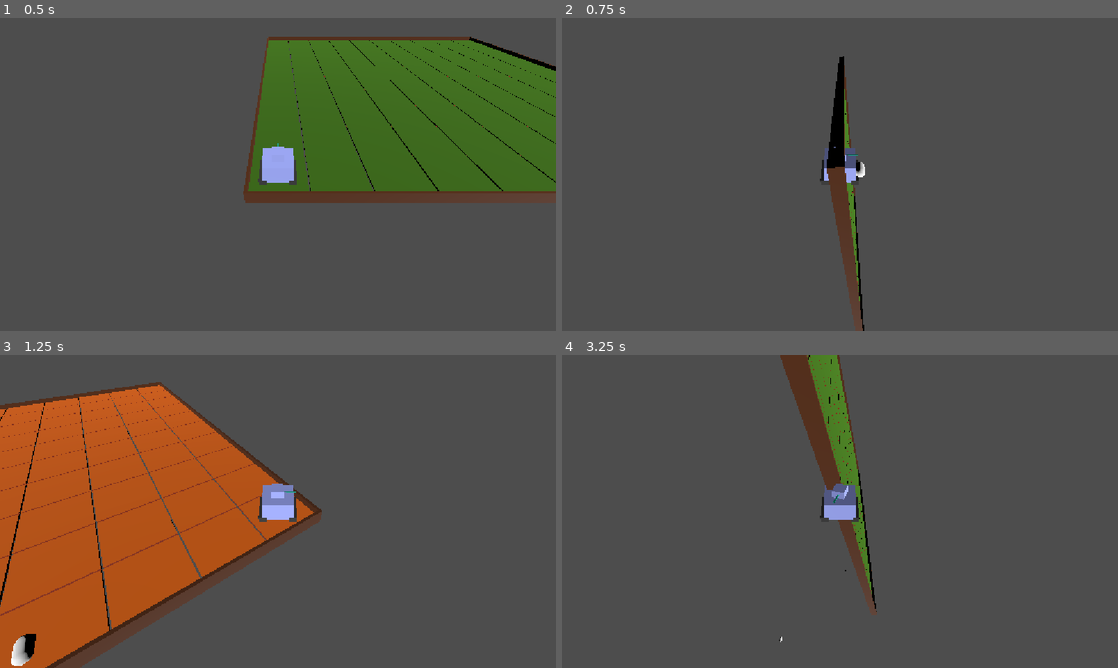
Above: before the commit, frames 1-4 (two rows, left to right).
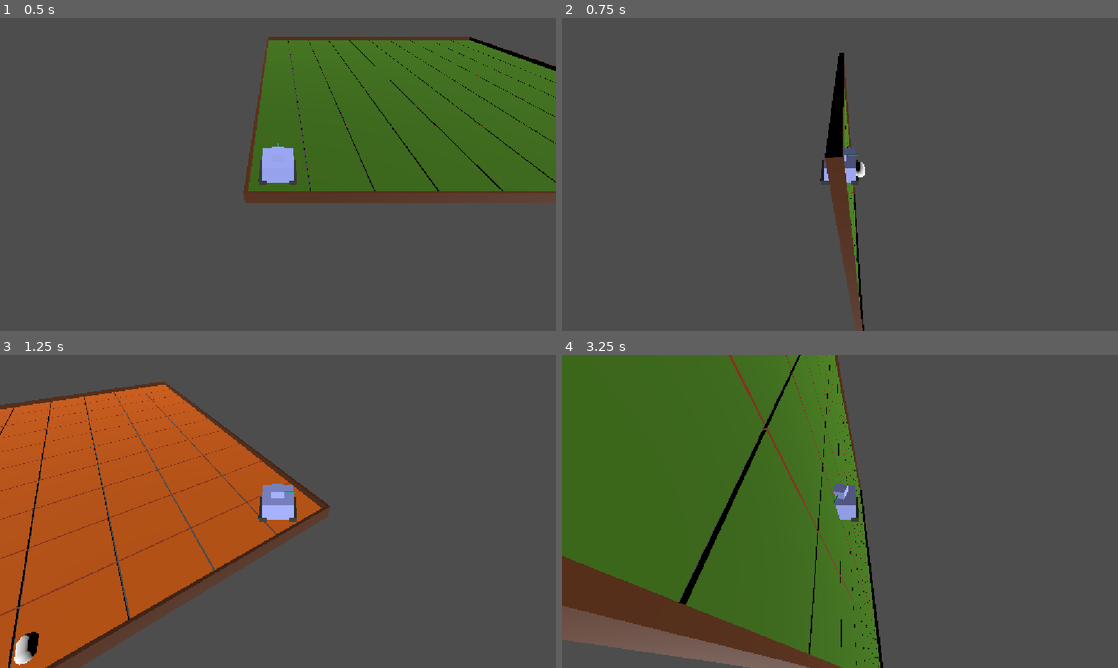
Above: after the commit, the same moments.

Repository: Grihgrix/Tank_Shift
Game: Godot game, scene res://Game scenes/Main_game_scene.tscn
Two runs of this game, one before a commit and one after it. Both use one fixed random seed, a clock stepped at 60 frames per second and the inputs below.
Inputs (mouse positions are in pixels of both pictures, inside the frame that each line leads up to):
- Up to frame 1 (0.5 s): no input
- Up to frame 2 (0.75 s): tap Enter (ui_accept) at 0.5 s; move the mouse to (962, 158) at 0.52 s; hold Right (ui_right) from 0.53 s (still down); click (962, 158) at 0.6 s
- Up to frame 3 (1.25 s): keep holding Right (ui_right); tap Enter (ui_accept) at 0.77 s
- Up to frame 4 (3.25 s): move the mouse to (728, 527) at 1.27 s; release Right (ui_right) at 1.28 s; hold Down (ui_down) 1.28-2.03 s; click (728, 527) at 1.35 s; tap Enter (ui_accept) at 1.52, 3.02 s; move the mouse to (895, 442) at 2.02 s; hold Right (ui_right) 2.03-2.78 s; click (895, 442) at 2.1 s; move the mouse to (812, 574) at 2.77 s; hold Up (ui_up) from 2.78 s (still down); click (812, 574) at 2.85 s

Frame 1 is identical in both runs. In frame 2, 0.3% of the frame differs, in the area x 47-55%, y 11-94%; in frame 3, 3.0%; in frame 4, 50%, in the area x 0-58%, y 0-100%.

Commit message:
Added collision to board limits
The character can no longer leave the board limits

Diff:
--- a/Game scenes/Terrain scenes/Level.tscn
+++ b/Game scenes/Terrain scenes/Level.tscn
@@ -8,6 +8,14 @@
 
 [sub_resource type="StandardMaterial3D" id="StandardMaterial3D_bewgv"]
 albedo_color = Color(0.32269204, 0.15368122, 2.4065375e-08, 1)
+
+[sub_resource type="BoxShape3D" id="BoxShape3D_f7ppj"]
+
+[sub_resource type="BoxShape3D" id="BoxShape3D_bewgv"]
+
+[sub_resource type="BoxShape3D" id="BoxShape3D_g1mxi"]
+
+[sub_resource type="BoxShape3D" id="BoxShape3D_2wda1"]
 
 [node name="Level" type="Node3D" unique_id=2021217027]
 script = ExtResource("1_by8i1")
@@ -25,20 +33,41 @@
 mesh = SubResource("BoxMesh_g1mxi")
 surface_material_override/0 = SubResource("StandardMaterial3D_bewgv")
 
+[node name="StaticBody3D" type="StaticBody3D" parent="Terrain_limits/Board_Limit_1" unique_id=194103888]
+transform = Transform3D(0.99999994, 0, 0, 0, 1, 0, 0, 0, 0.99999994, 0, 0, 0)
+
+[node name="CollisionShape3D" type="CollisionShape3D" parent="Terrain_limits/Board_Limit_1/StaticBody3D" unique_id=329990512]
+shape = SubResource("BoxShape3D_f7ppj")
+
 [node name="Board_Limit_2" type="MeshInstance3D" parent="Terrain_limits" unique_id=1626619475]
 transform = Transform3D(20.2, 0, 0, 0, 1, 0, 0, 0, 0.2, 10, 0, -20)
 mesh = SubResource("BoxMesh_g1mxi")
 surface_material_override/0 = SubResource("StandardMaterial3D_bewgv")
+
+[node name="StaticBody3D" type="StaticBody3D" parent="Terrain_limits/Board_Limit_2" unique_id=1728307640]
+
+[node name="CollisionShape3D" type="CollisionShape3D" parent="Terrain_limits/Board_Limit_2/StaticBody3D" unique_id=1785056778]
+shape = SubResource("BoxShape3D_bewgv")
 
 [node name="Board_Limit_3" type="MeshInstance3D" parent="Terrain_limits" unique_id=1309516546]
 transform = Transform3D(0.2, 0, 0, 0, 1, 0, 0, 0, 20.2, 0, 0, -10)
 mesh = SubResource("BoxMesh_g1mxi")
 surface_material_override/0 = SubResource("StandardMaterial3D_bewgv")
 
+[node name="StaticBody3D" type="StaticBody3D" parent="Terrain_limits/Board_Limit_3" unique_id=1013994162]
+
+[node name="CollisionShape3D" type="CollisionShape3D" parent="Terrain_limits/Board_Limit_3/StaticBody3D" unique_id=1706401180]
+shape = SubResource("BoxShape3D_g1mxi")
+
 [node name="Board_Limit_4" type="MeshInstance3D" parent="Terrain_limits" unique_id=976183837]
 transform = Transform3D(0.2, 0, 0, 0, 1, 0, 0, 0, 20.2, 20, 0, -10)
 mesh = SubResource("BoxMesh_g1mxi")
 surface_material_override/0 = SubResource("StandardMaterial3D_bewgv")
 
+[node name="StaticBody3D" type="StaticBody3D" parent="Terrain_limits/Board_Limit_4" unique_id=1946278114]
+
+[node name="CollisionShape3D" type="CollisionShape3D" parent="Terrain_limits/Board_Limit_4/StaticBody3D" unique_id=1570484207]
+shape = SubResource("BoxShape3D_2wda1")
+
 [node name="Camera3D" type="Camera3D" parent="." unique_id=1092873005]
 transform = Transform3D(1, 0, 0, 0, 1, 0, 0, 0, 1, 9.475271, 3.3716755, 10.696658)
